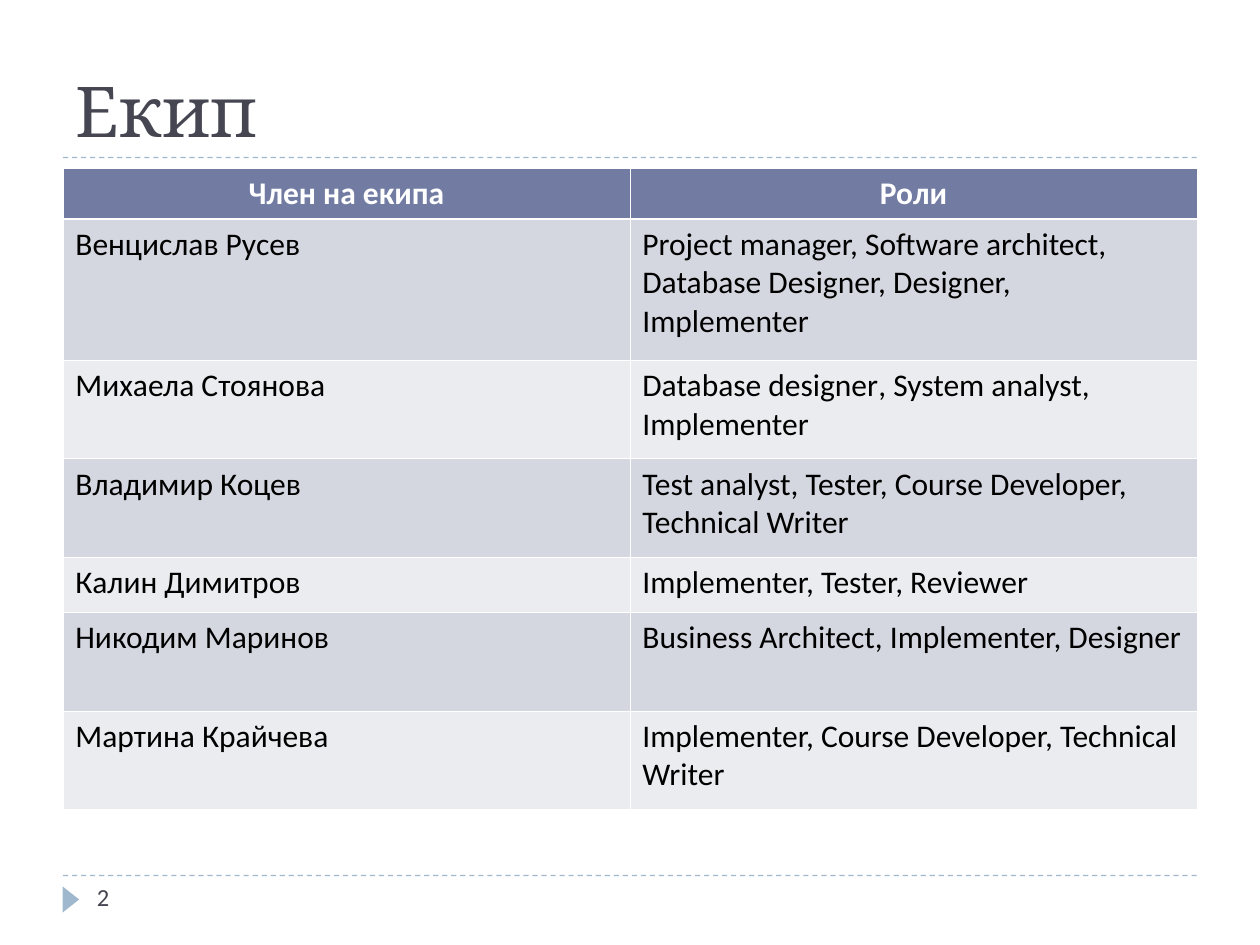
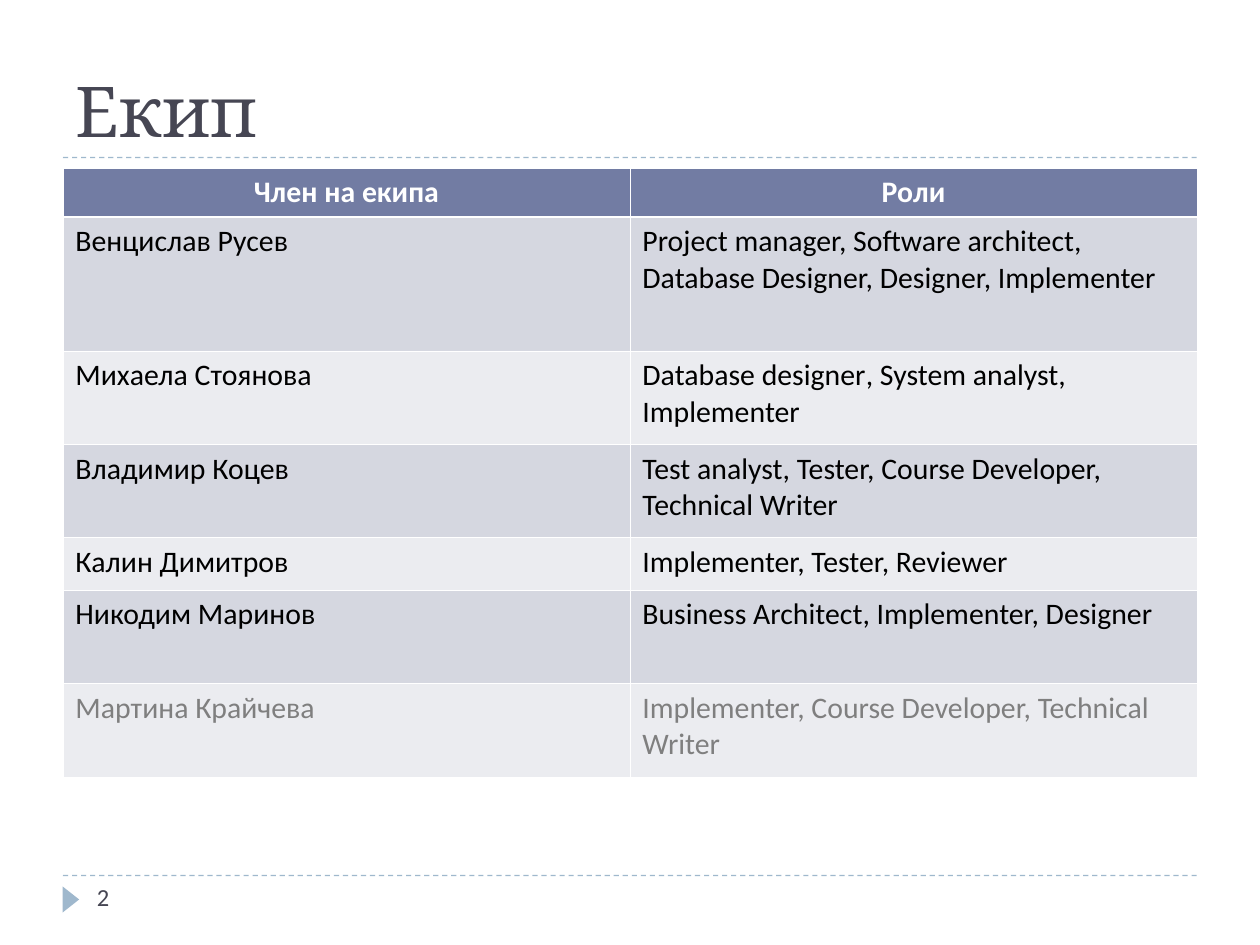
Before and after one commit to jasimcse/team2-strawberry, a slide deck: slide 2 of prezentaciq/venci.ppt. Drawn at 1260x945 pixels with LibreOffice and Linux fonts; fonts in the diff are those of the drawing. Boxes give left, top, right and bottom in pixels: in the first picture for what was removed or moved away, otherwise in the second. Text is boxed around its words. In the diff, an @@ line names an element or a change of style, - is before the commit and + after.

```diff
--- a/prezentaciq/venci.ppt
+++ b/prezentaciq/venci.ppt
@@ table at [63, 168, 1197, 758] @@
@@ size 18 to 17 pt @@
@@ text colour #000000 to #7F7F7F in "Мартина Крайчева", "Implementer, Course Developer, Technical Writer" @@
```
Also in this commit, not shown: 2 other slides changed, 1 slide added.
